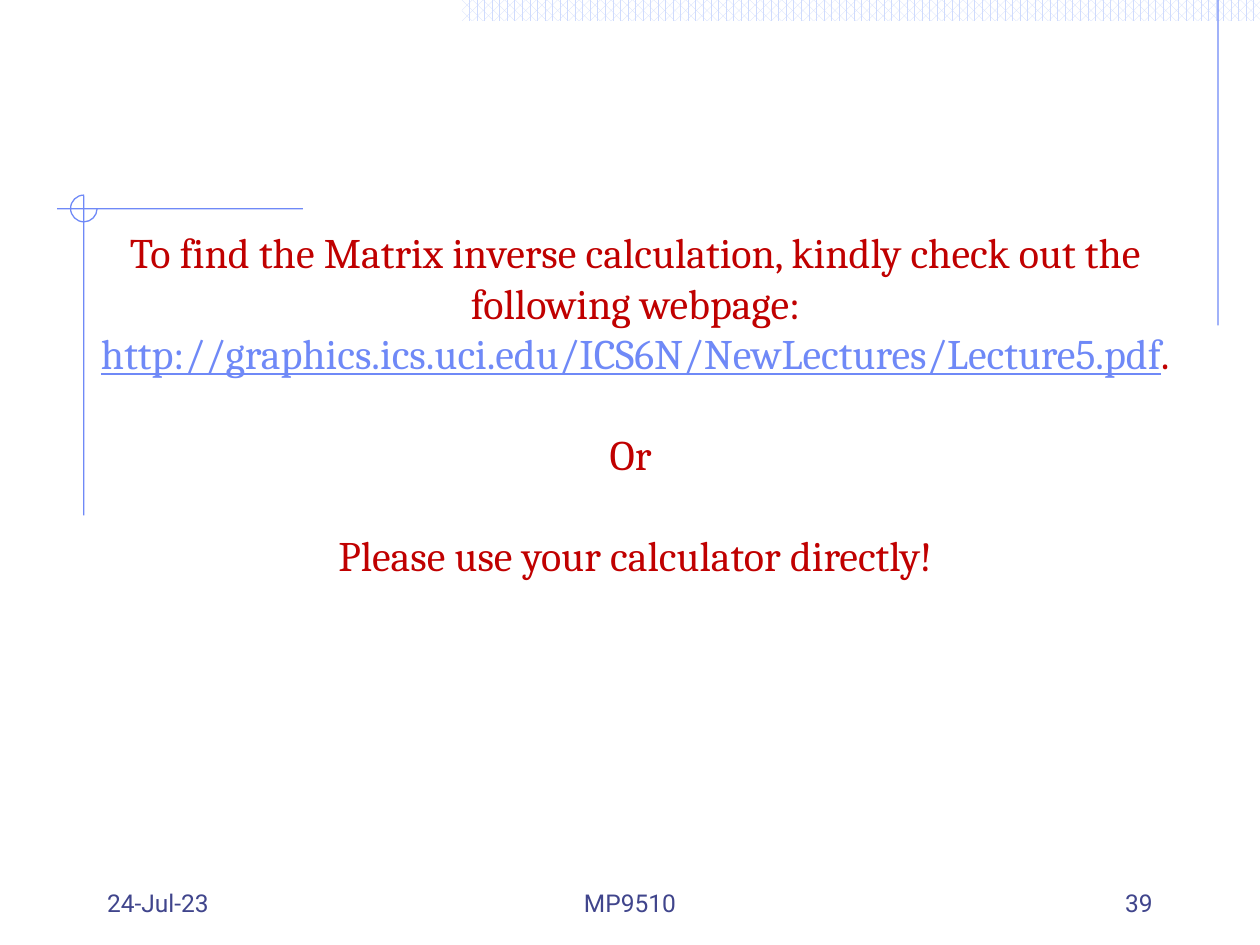
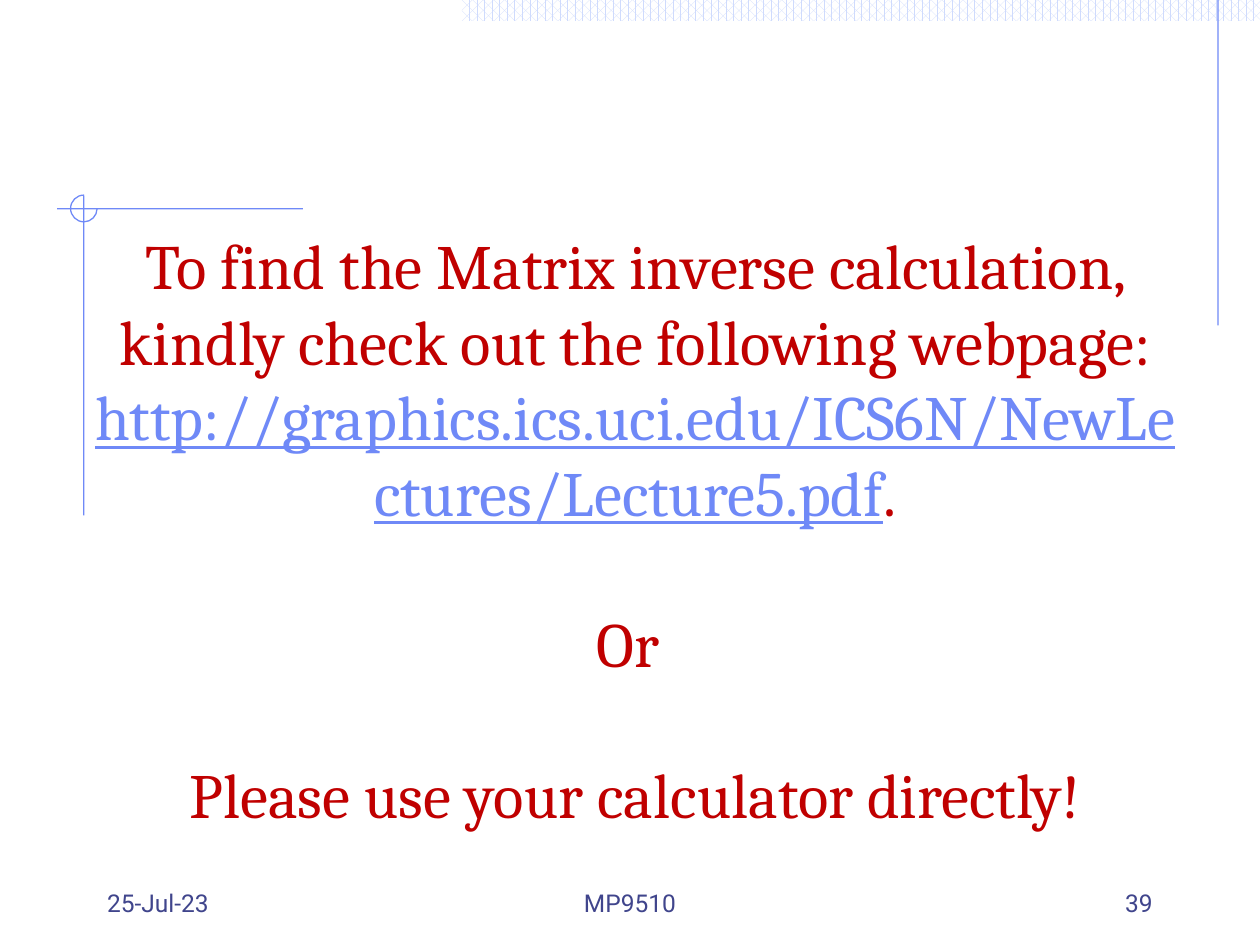
Before and after one commit to Mayooran1987/MC9510, a slide deck: slide 39 of Lect_3_Markov process.pptx. Drawn at 1260x945 pixels with LibreOffice and Linux fonts; fonts in the diff are those of the drawing. Boxes give left, top, right and bottom in pixels: in the first picture for what was removed or moved away, otherwise in the second. Text is boxed around its words. In the diff, an @@ line names an element or a change of style, - is before the commit and + after.

```diff
--- a/Lect_3_Markov process.pptx
+++ b/Lect_3_Markov process.pptx
@@ text "To find the Matrix inverse ..." at [95,244,1175,832]: size 24 to 36 pt @@
@@ text at [107,893,209,913]: text changed @@
-24-Jul-23
+25-Jul-23
```
Also in this commit, not shown: 20 other slides changed, 6 slides added.
